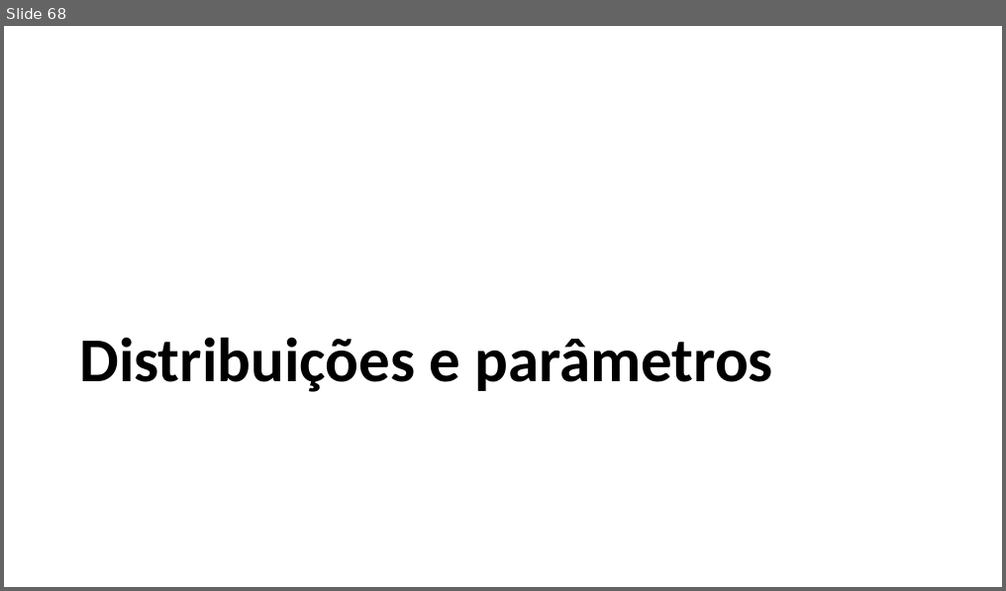
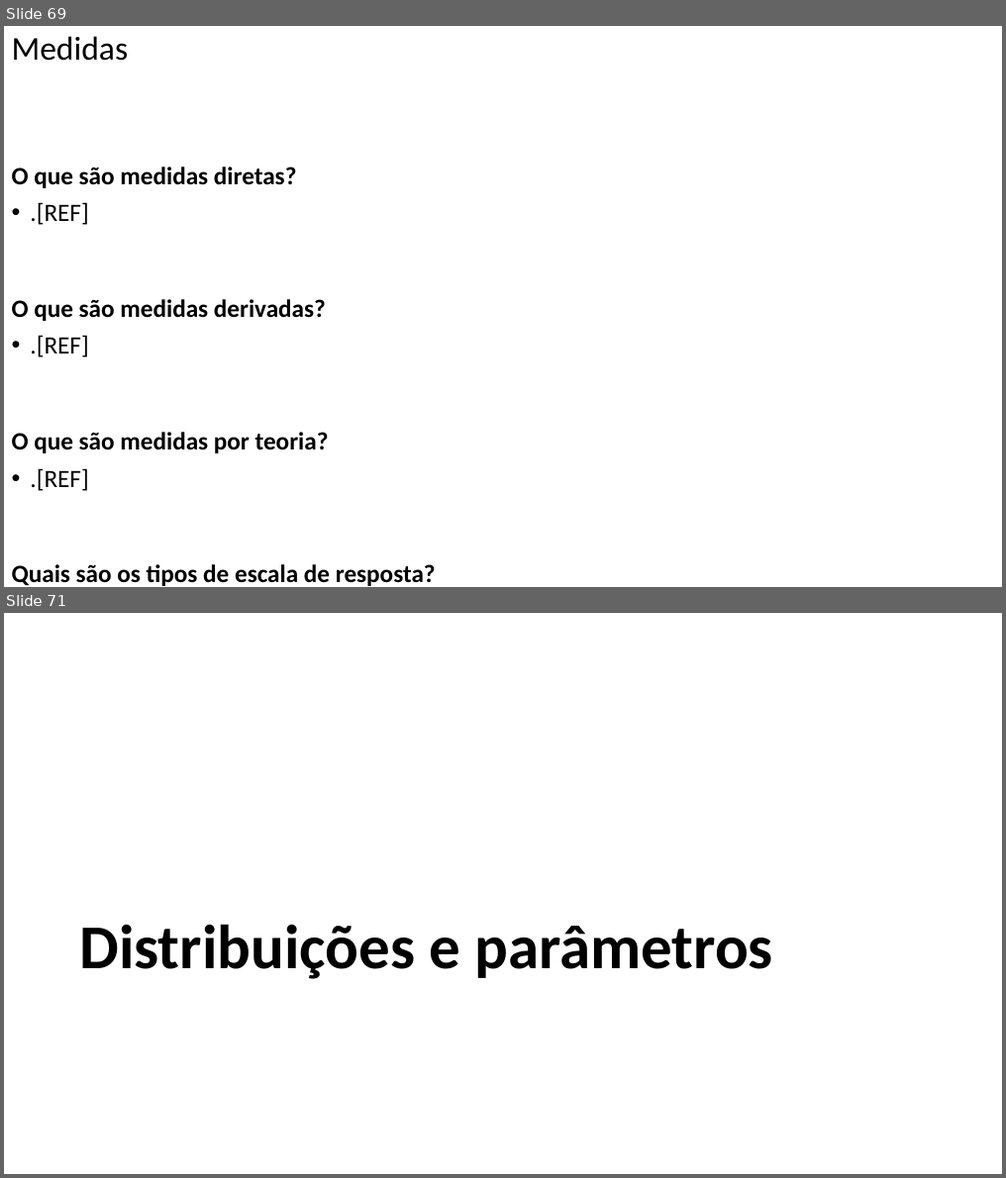
Before and after one commit to FerreiraAS/Ciencia-com-R, a slide deck: docs/Ciencia-com-R.pptx. Shown one above the other, each under a label of ours: slide 68 before the commit, slides 69 and 71 after it; the slides between them are not shown. The pictures are 1006x591 and 1006x1178 pixels, drawn with LibreOffice and Linux fonts; fonts in the diff are those of the drawing. Boxes give left, top, right and bottom in pixels: in the first picture for what was removed or moved away, otherwise in the second. Text is boxed around its words. In the diff, an @@ line names an element or a change of style, - is before the commit and + after.

```diff
--- a/docs/Ciencia-com-R.pptx
+++ b/docs/Ciencia-com-R.pptx
@@ slide 69 added at bbox=[4, 26, 1002, 587], background #FFFFFF @@
@@ title added at bbox=[12, 36, 129, 61], 32 pt, text #000000 @@
+Medidas
@@ text added at bbox=[12, 167, 436, 586], 24 pt, text #000000, bold @@
+O que são medidas diretas?
+• .[REF]
+O que são medidas derivadas?
+• .[REF]
+O que são medidas por teoria?
+• .[REF]
+Quais são os tipos de escala de resposta?
+• .[REF]
@@ what was slide 68 is now slide 71 @@
```
Also in this commit, not shown: 6 slides changed, 2 other slides added, 58 other files.
